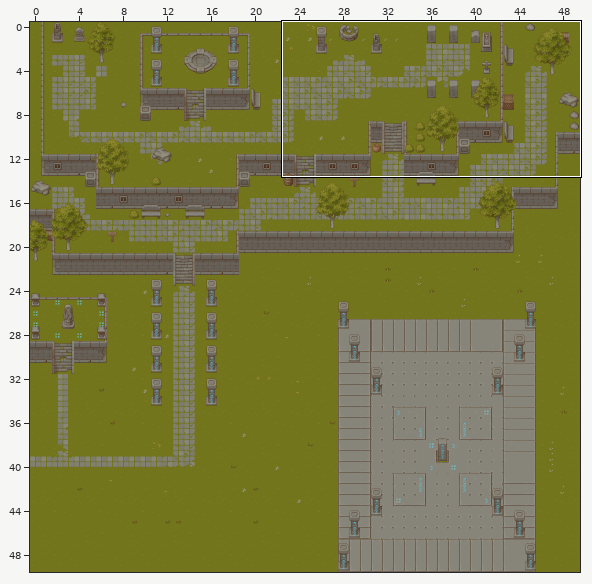
Two states of a Tiled map, Resources/Maps/RebirthTemple/RebirthTemple.tmx. Above: a wide view before the commit, with the close-up outlined.
Close-up. Before the commit:
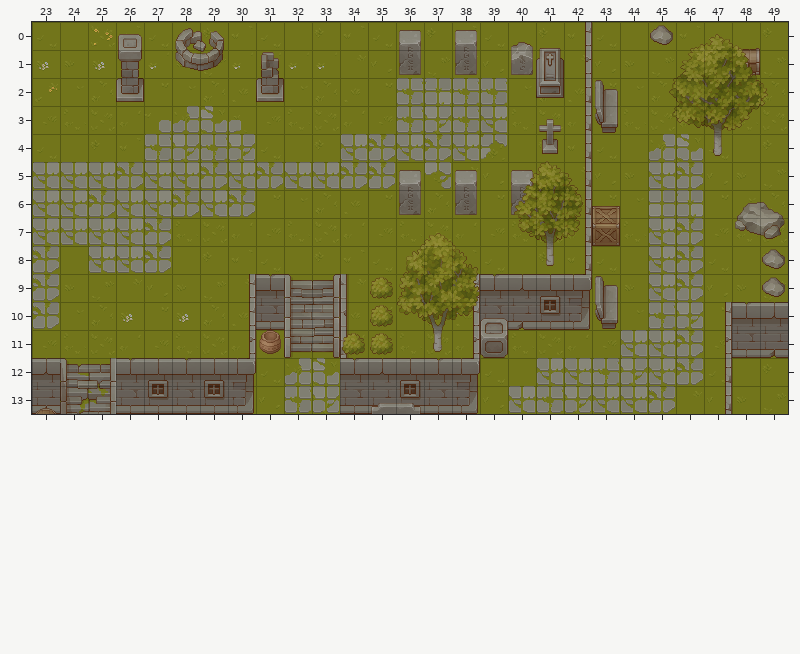
Cells are 32x32 px. Shown: x 23..49, y 0..13. The commit also changed other parts of the map, which this record leaves out.
The result:
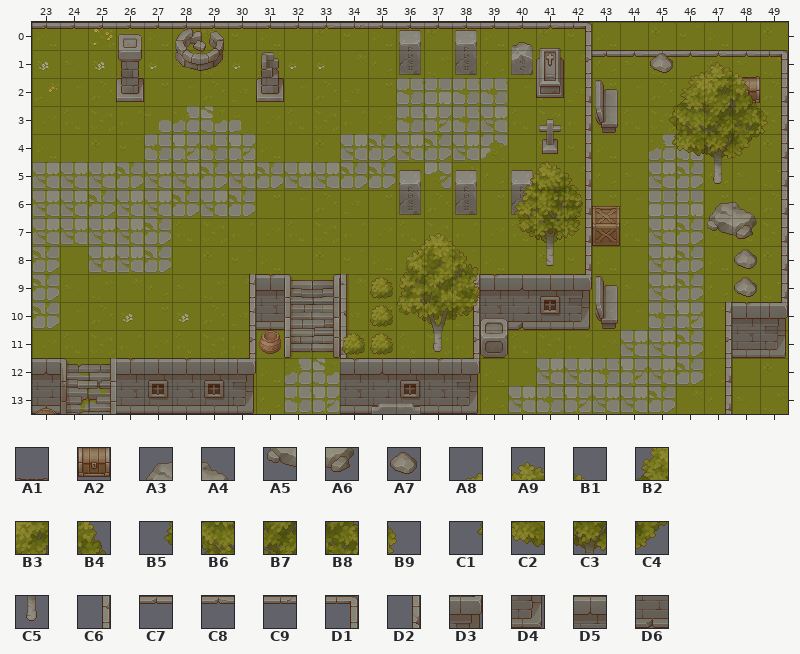
Key: from "RebirthItems": A1 3, A2 19, A3 208, A4 209, A5 224, A6 225, A7 244; from "RebirthPlants": A8 1, A9 2, B1 3, B2 17, B3 18, B4 19, B5 32, B6 33, B7 34, B8 35, B9 36, C1 48, C2 49, C3 50, C4 51, C5 66; from "RebirthWall": C6 26, C7 28, C8 29, C9 30, D1 45, D2 58, D3 61, D4 77, D5 98, D6 114.
__ is an empty cell.
The edit:
Layer "StructWalls":
y 0: x 23..42 __ __ __ __ __ __ __ __ __ __ __ __ __ __ __ __ __ __ __ C6 -> C7 C7 C7 C7 C7 C7 C7 C7 C7 C7 C8 C9 C7 C7 C7 C7 C7 C7 C8 D1
y 1: x 43..49 __ __ __ __ __ __ __ -> C7 C8 C8 C8 C8 C8 D1
y 2..9: x 49 __ -> D2
y 10: x 49 D5 -> D3
y 11: x 49 D6 -> D4
Layer "Decorations":
y 0: x 45 A7 -> __; x 48 A1 -> __
y 1: x 45 __ -> A7; x 48 A2 -> A1
y 2: x 48 __ -> A2
y 6: x 47..49 __ A3 A4 -> A3 A4 __
y 7: x 47..49 __ A5 A6 -> A5 A6 __
y 8..9: x 48..49 __ A7 -> A7 __
Layer "Trees":
y 0: x 46..48 A8 A9 B1 -> __ __ __
y 1: x 46..48 B2 B3 B4 -> A8 A9 B1
y 2: x 45..49 B5 B6 B7 B8 B9 -> __ B2 B3 B4 __
y 3: x 45..49 C1 C2 C3 C4 __ -> B5 B6 B7 B8 B9
y 4: x 45..48 __ __ C5 __ -> C1 C2 C3 C4
y 5: x 47 __ -> C5
Where, in picture pixels (left, top, right, bottom), the same in both close-ups:
changed: (32, 22, 788, 358)
